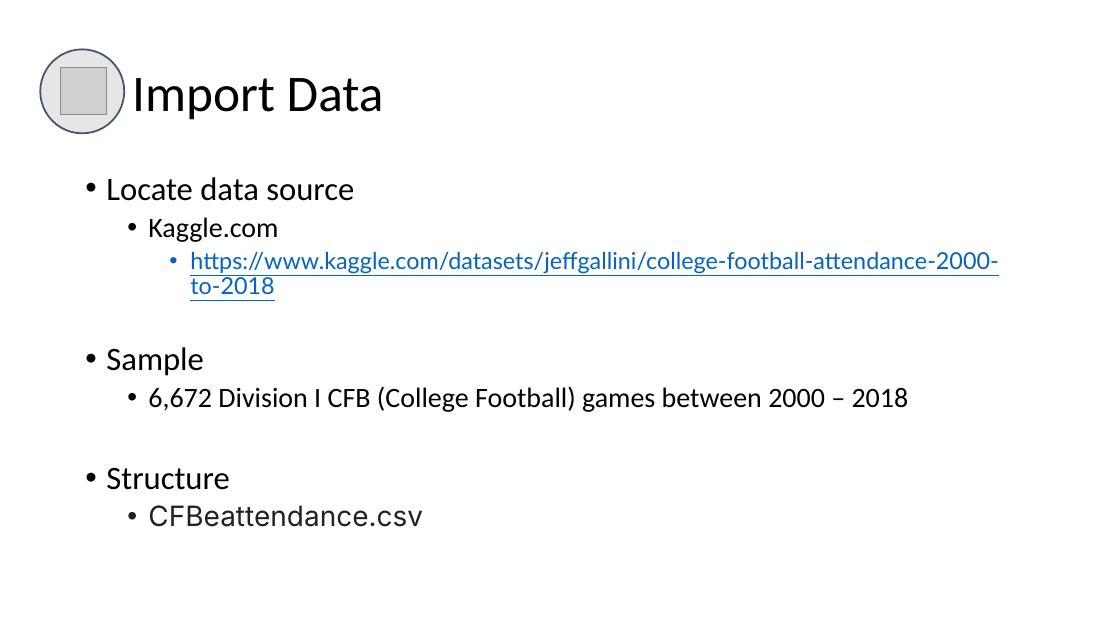
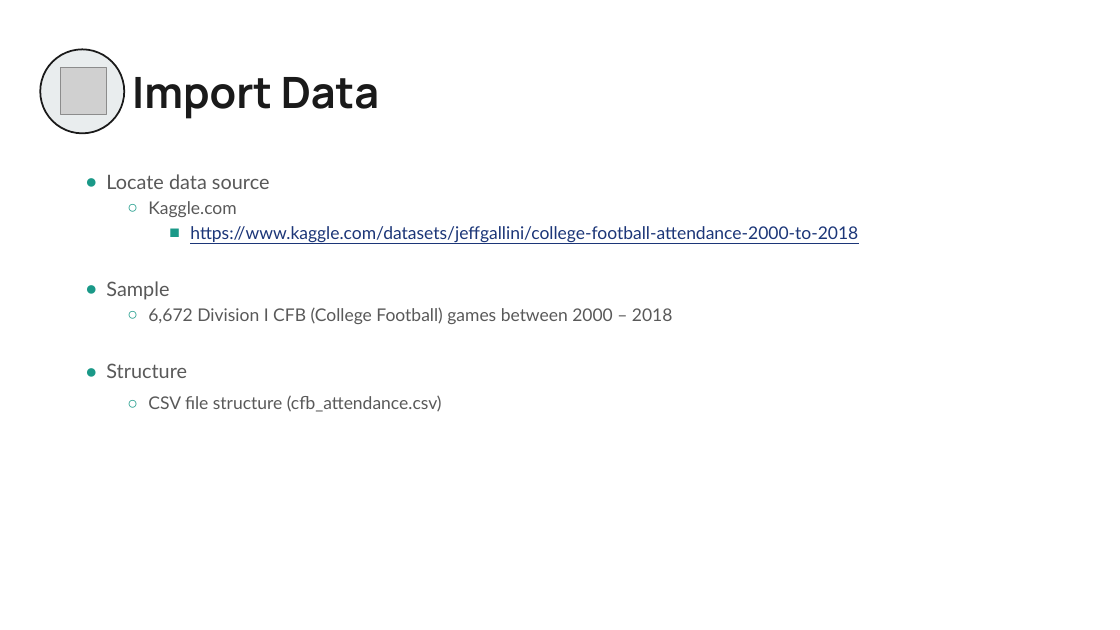
Before and after one commit to AndyGoodwin16/CFBGamesVSWeather, a slide deck: slide 4 of Project 1.pptx (slide 5 before the commit). Drawn at 1120x630 pixels with LibreOffice and Linux fonts; fonts in the diff are those of the drawing; grey boxes stand for pictures. Boxes give left, top, right and bottom in pixels: in the first picture for what was removed or moved away, otherwise in the second. Text is boxed around its words. In the diff, an @@ line names an element or a change of style, - is before the commit and + after.

```diff
--- a/Project 1.pptx
+++ b/Project 1.pptx
@@ ellipse at [40,50,124,134]: fill #E7E6E6 to #E9EDEE; outline #44546A 1.5 pt to #1A1A1A 1.5 pt @@
@@ title "Import Data" at [132,77,380,119]: size 44 to 37 pt, font Calibri to Manrope, text colour #000000 to #1A1A1A, bold on @@
@@ text at [106,174,858,378]: size 28 to 17 pt in "Locate data source", "Sample", "Structure"; font Calibri to Lato, text colour #000000 to #595959 in "Locate data source", "Kaggle.com", "Sample", "6,672 Division I CFB (College Football) games ..." and 1 more places; size 24 to 15 pt in "Kaggle.com", "6,672 Division I CFB (College Football) games ..."; size 20 to 15 pt, text colour #0563C1 to #1C3678 in "https://www.kaggle.com/datasets/jeffgallini/college-football ..."; bullet • to ●; less space between paragraphs; bullet • to ○; bullet • to ■ @@
@@ text at [148,396,442,412]: text changed; size 24 to 15 pt; font Inter to Lato; text colour #202124 to #595959 @@
-  • CFBeattendance.csv
+  ○ CSV file structure (cfb_attendance.csv)
```
Also in this commit, not shown: 7 other slides changed, 4 slides added, 5 slides removed.
